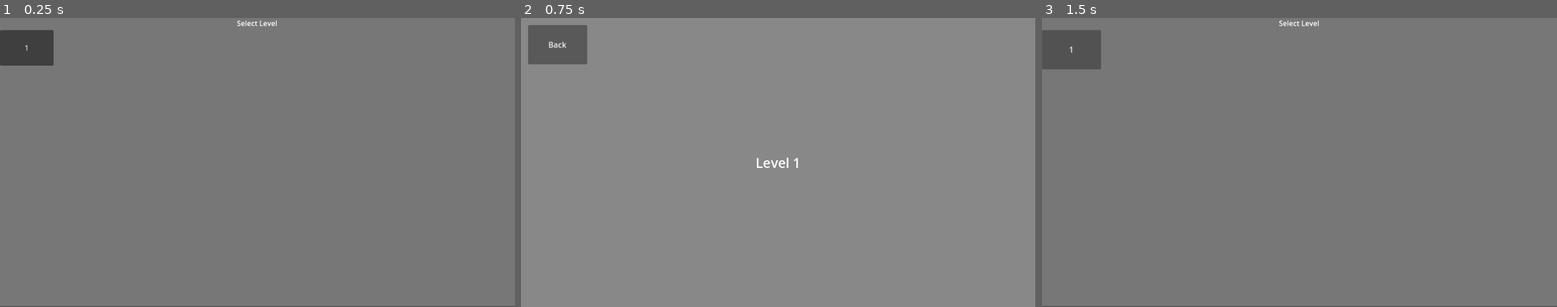
Above: before the commit, frames 1-3 (left to right).
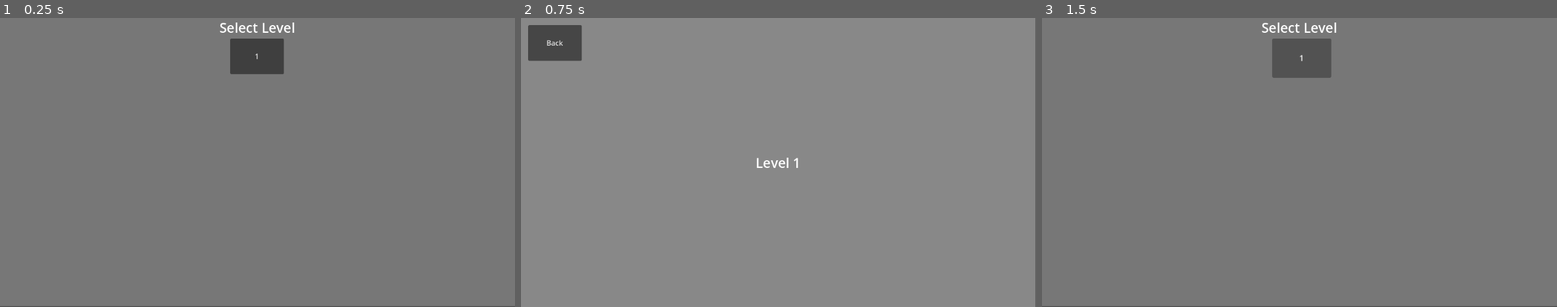
Above: after the commit, the same moments.

Repository: moaatt2/My-First-Game
Game: Godot game, scene res://gui/level_select_screen.tscn
The game is run twice, just before and just after one commit, with the same random seed, the same clock (stepped at 60 frames per second) and the same inputs. This scene is started directly instead of the project's main scene.
Inputs:
- Up to frame 1 (0.25 s): no input
- Up to frame 2 (0.75 s): click "1" at 0.5 s
- Up to frame 3 (1.5 s): click "Back" at 1.25 s

The runs differ from the first frame. In frame 1, 2.8% of the frame differs, in the area x 0-58%, y 0-20%; in frame 2, 0.3%; in frame 3, 3.4%, in the area x 0-58%, y 0-21%.

Commit message:
Make automated level organization cleaner.

Diff:
--- a/gui/level_select_screen.gd
+++ b/gui/level_select_screen.gd
@@ -4,7 +4,8 @@
 
 @export_dir var dir_path
 
-@onready var grid = $MarginContainer/VBoxContainer/GridContainer
+#@onready var grid = $MarginContainer/VBoxContainer/GridContainer
+@onready var grid = $MarginContainer/VBoxContainer/HFlowContainer
 
 func _ready() -> void:
 	get_levels(dir_path)
--- a/gui/level_select_screen.tscn
+++ b/gui/level_select_screen.tscn
@@ -20,8 +20,18 @@
 
 [node name="Label" type="Label" parent="MarginContainer/VBoxContainer"]
 layout_mode = 2
+theme_override_font_sizes/font_size = 30
 text = "Select Level"
 horizontal_alignment = 1
 
 [node name="GridContainer" type="GridContainer" parent="MarginContainer/VBoxContainer"]
+visible = false
 layout_mode = 2
+size_flags_horizontal = 4
+columns = 2
+
+[node name="HFlowContainer" type="HFlowContainer" parent="MarginContainer/VBoxContainer"]
+layout_mode = 2
+theme_override_constants/h_separation = 15
+theme_override_constants/v_separation = 15
+alignment = 1
